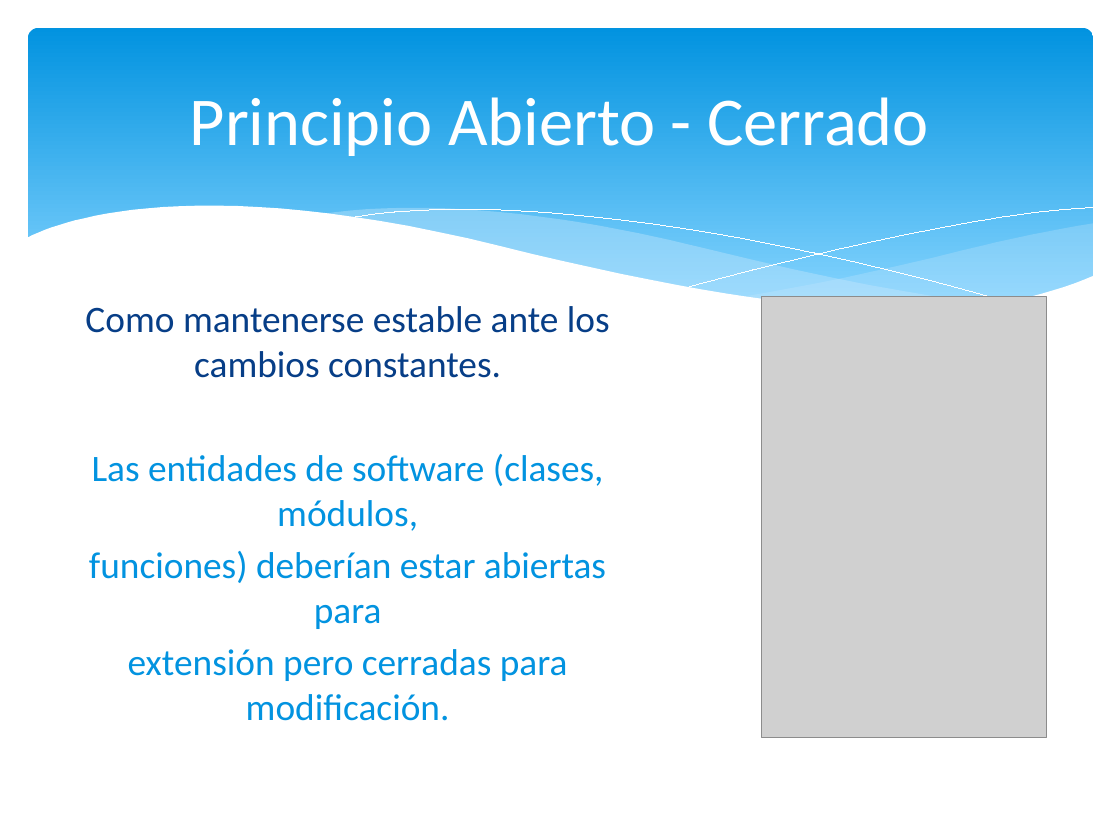
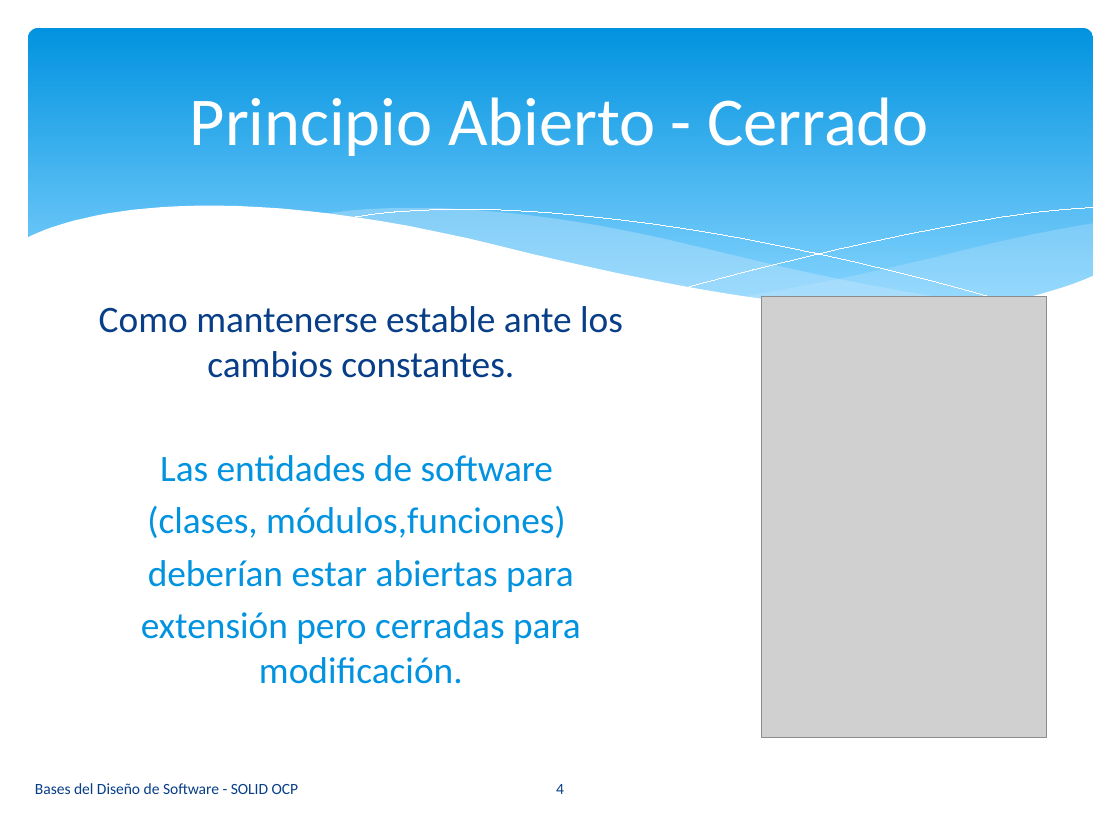
Before and after one commit to vvalotto/Base-Disenio-Software, a slide deck: slide 4 of 04. Principios SOLID - OCP.pptx. Drawn at 1120x840 pixels with LibreOffice and Linux fonts; fonts in the diff are those of the drawing; grey boxes stand for pictures. Boxes give left, top, right and bottom in pixels: in the first picture for what was removed or moved away, otherwise in the second. Text is boxed around its words. In the diff, an @@ line names an element or a change of style, - is before the commit and + after.

```diff
--- a/04. Principios SOLID - OCP.pptx
+++ b/04. Principios SOLID - OCP.pptx
@@ text at [147, 455, 574, 592]: text changed @@
-Las entidades de software (clases, módulos,
-funciones) deberían estar abiertas para
+Las entidades de software
+(clases, módulos,funciones)
+deberían estar abiertas para
@@ text added at [35, 783, 299, 794], 10 pt, text #073E87 @@
+Bases del Diseño de Software - SOLID OCP
@@ page number added at [556, 784, 564, 794], 10 pt, text #073E87 @@
+4
```
Also in this commit, not shown: 6 other slides changed, 1 slide added, 1 slide removed, 4 other files.
